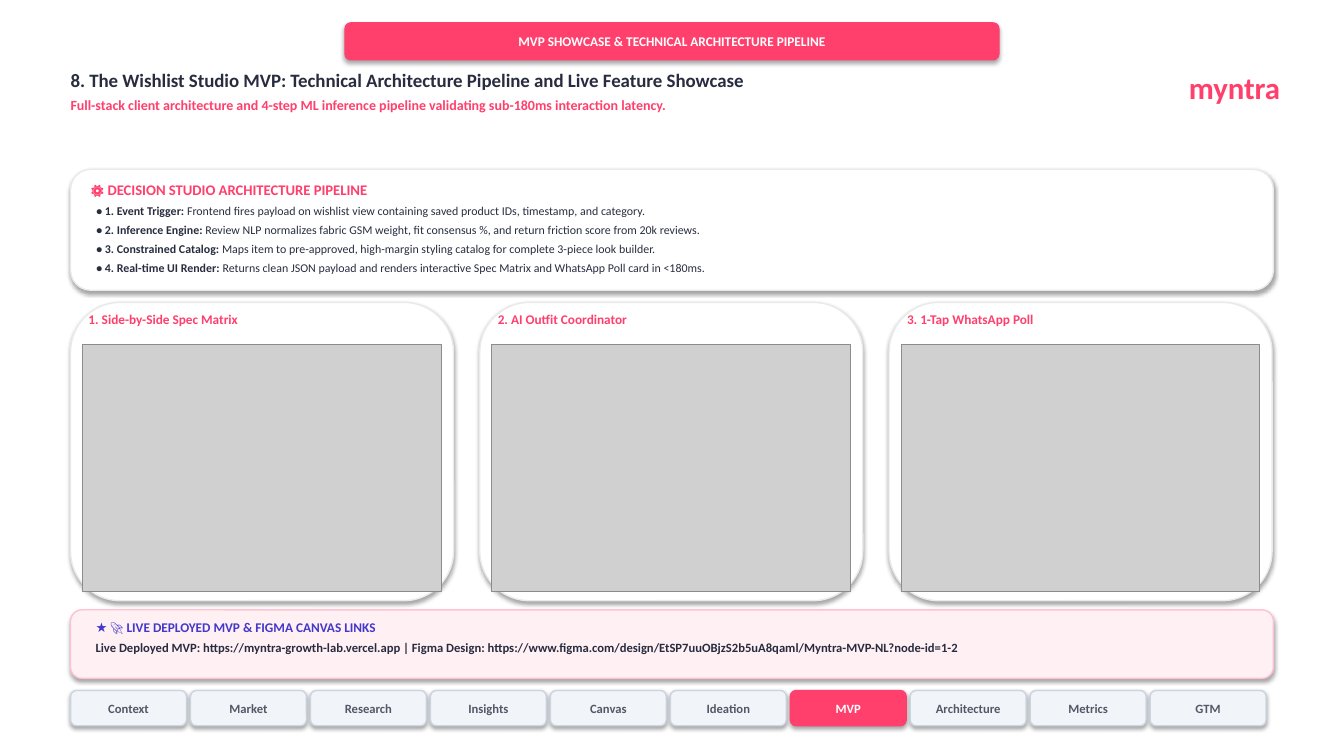
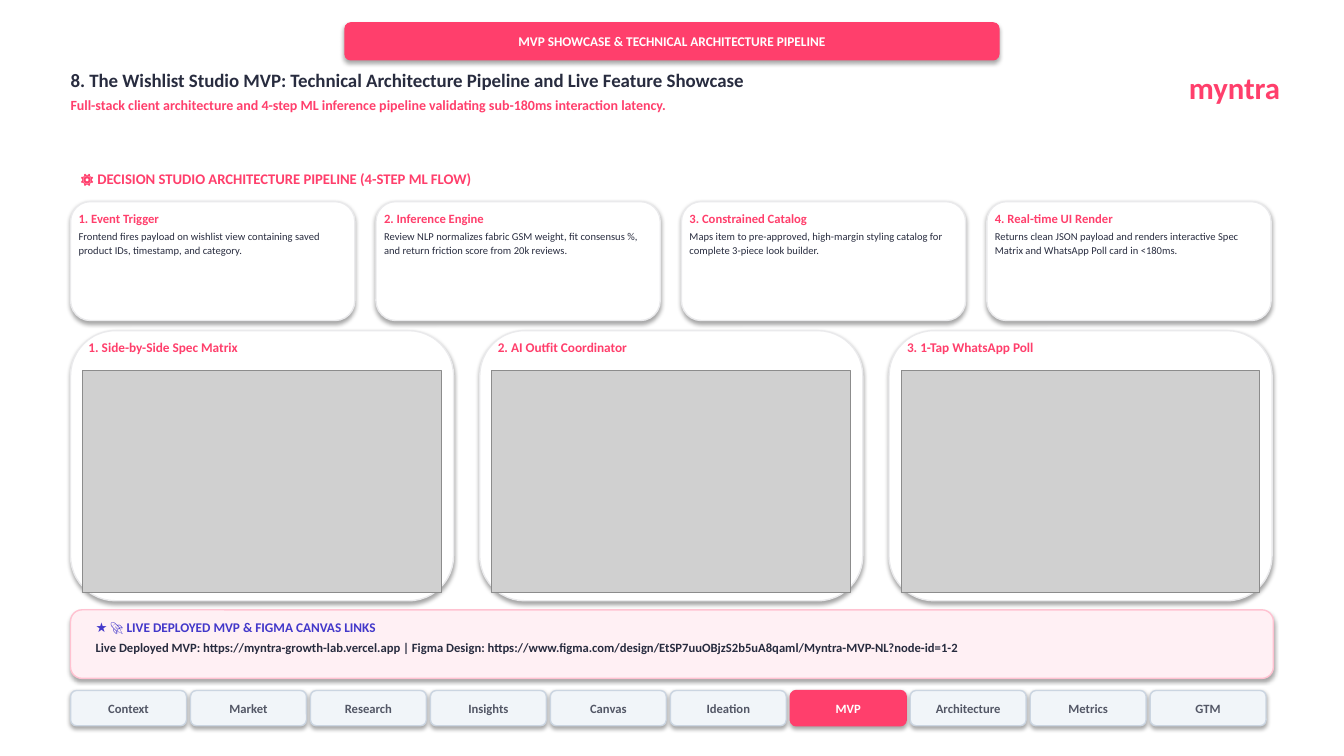
Before and after one commit to akhyashukla03/myntra, a slide deck: slide 8 of Myntra_Wishlist_Studio_10_Slide_Deck.pptx. Drawn at 1344x756 pixels with LibreOffice and Linux fonts; fonts in the diff are those of the drawing; grey boxes stand for pictures. Boxes give left, top, right and bottom in pixels: in the first picture for what was removed or moved away, otherwise in the second. Text is boxed around its words. In the diff, an @@ line names an element or a change of style, - is before the commit and + after.

```diff
--- a/Myntra_Wishlist_Studio_10_Slide_Deck.pptx
+++ b/Myntra_Wishlist_Studio_10_Slide_Deck.pptx
@@ rounded rectangle removed at <box>71,169,1273,290</box> @@
@@ text added at <box>97,173,471,186</box>, 10.5 pt, text #FF3F6C, bold @@
+⚙️ DECISION STUDIO ARCHITECTURE PIPELINE (4-STEP ML FLOW)
@@ rounded rectangle added at <box>71,202,355,321</box>, fill #FFFFFF, outline #EAEAEC 1 pt @@
@@ text removed at <box>105,185,705,274</box> @@
-⚙️ DECISION STUDIO ARCHITECTURE PIPELINE
-• 1. Event Trigger: Frontend fires payload on wishlist view containing saved product IDs, timestamp, and category.
-• 2. Inference Engine: Review NLP normalizes fabric GSM weight, fit consensus %, and return friction score from 20k reviews.
-• 3. Constrained Catalog: Maps item to pre-approved, high-margin styling catalog for complete 3-piece look builder.
-• 4. Real-time UI Render: Returns clean JSON payload and renders interactive Spec Matrix and WhatsApp Poll card in <180ms.
@@ rounded rectangle added at <box>376,202,660,321</box>, fill #FFFFFF, outline #EAEAEC 1 pt @@
@@ rounded rectangle added at <box>682,202,966,321</box>, fill #FFFFFF, outline #EAEAEC 1 pt @@
@@ rounded rectangle added at <box>987,202,1271,321</box>, fill #FFFFFF, outline #EAEAEC 1 pt @@
@@ text added at <box>79,214,320,256</box>, 7.5 pt, text #282C3F @@
+1. Event Trigger
+Frontend fires payload on wishlist view containing saved product IDs, timestamp, and category.
@@ text added at <box>384,214,625,254</box>, 7.5 pt, text #282C3F @@
+2. Inference Engine
+Review NLP normalizes fabric GSM weight, fit consensus %, and return friction score from 20k reviews.
@@ text added at <box>689,214,942,256</box>, 7.5 pt, text #282C3F @@
+3. Constrained Catalog
+Maps item to pre-approved, high-margin styling catalog for complete 3-piece look builder.
@@ text added at <box>995,214,1238,256</box>, 7.5 pt, text #282C3F @@
+4. Real-time UI Render
+Returns clean JSON payload and renders interactive Spec Matrix and WhatsApp Poll card in <180ms.
@@ rounded rectangle: place and size @@
-rounded rectangle at <box>71,302,454,601</box>
+rounded rectangle at <box>71,331,454,601</box>
@@ rounded rectangle: place and size @@
-rounded rectangle at <box>480,302,863,601</box>
+rounded rectangle at <box>480,331,863,601</box>
@@ rounded rectangle: place and size @@
-rounded rectangle at <box>889,302,1272,601</box>
+rounded rectangle at <box>889,331,1272,601</box>
@@ 3 texts: place and size @@
-3 texts at <box>88,314,1033,326</box>
+3 texts at <box>88,342,1033,354</box>
@@ picture: place and size @@
-picture at <box>83,345,442,592</box>
+picture at <box>83,371,442,593</box>
@@ picture: place and size @@
-picture at <box>492,345,851,592</box>
+picture at <box>492,371,851,593</box>
@@ picture: place and size @@
-picture at <box>901,345,1260,592</box>
+picture at <box>901,371,1260,593</box>
```
Also in this commit, not shown: 2 other slides changed, 2 other files.
